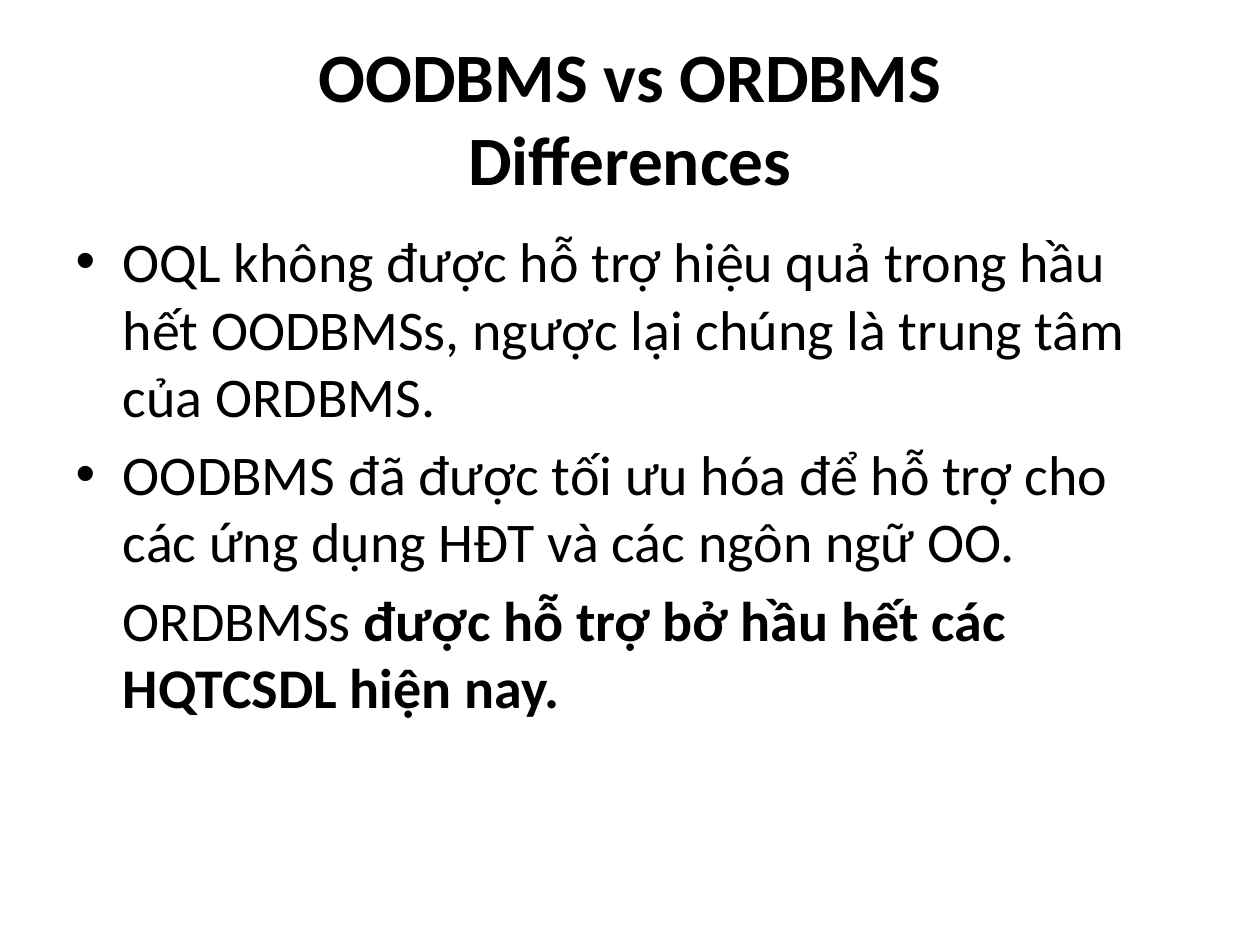
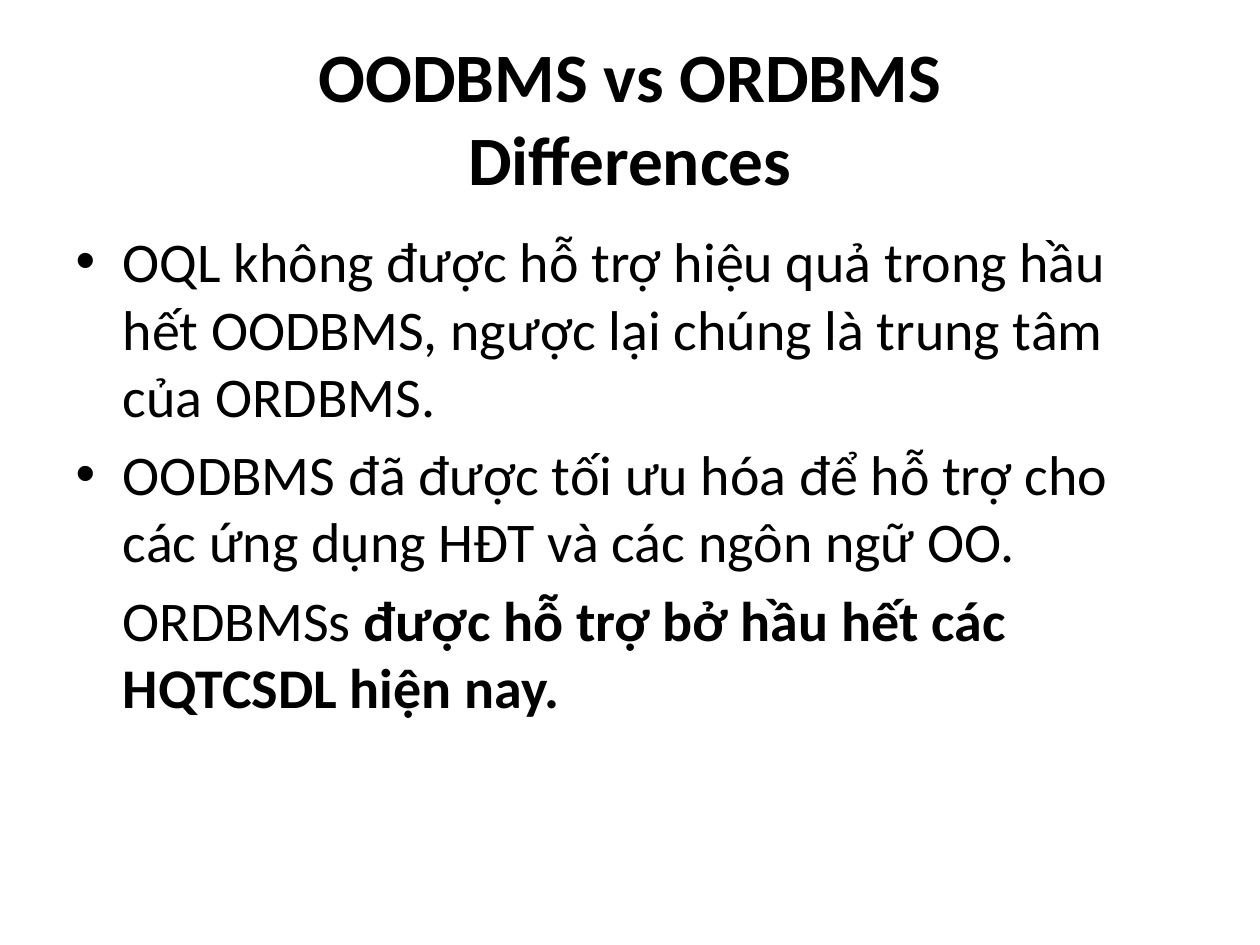
Before and after one commit to computerline1z/thaothaotientien, a slide deck: slide 21 of Thủy Tiên - 0912463/Seminar/Topic #8b - Section 8 & 9 v2.pptx. Drawn at 1260x945 pixels with LibreOffice and Linux fonts; fonts in the diff are those of the drawing. Boxes give left, top, right and bottom in pixels: in the first picture for what was removed or moved away, otherwise in the second. Text is boxed around its words. In the diff, an @@ line names an element or a change of style, - is before the commit and + after.

```diff
--- a/Thủy Tiên - 0912463/Seminar/Topic #8b - Section 8 & 9 v2.pptx
+++ b/Thủy Tiên - 0912463/Seminar/Topic #8b - Section 8 & 9 v2.pptx
@@ text at (123,236,1106,418): text changed @@
-• OQL không được hỗ trợ hiệu quả trong hầu hết OODBMSs, ngược lại chúng là trung tâm của ORDBMS.
+• OQL không được hỗ trợ hiệu quả trong hầu hết OODBMS, ngược lại chúng là trung tâm của ORDBMS.
```
Also in this commit, not shown: 1 other slide changed.
